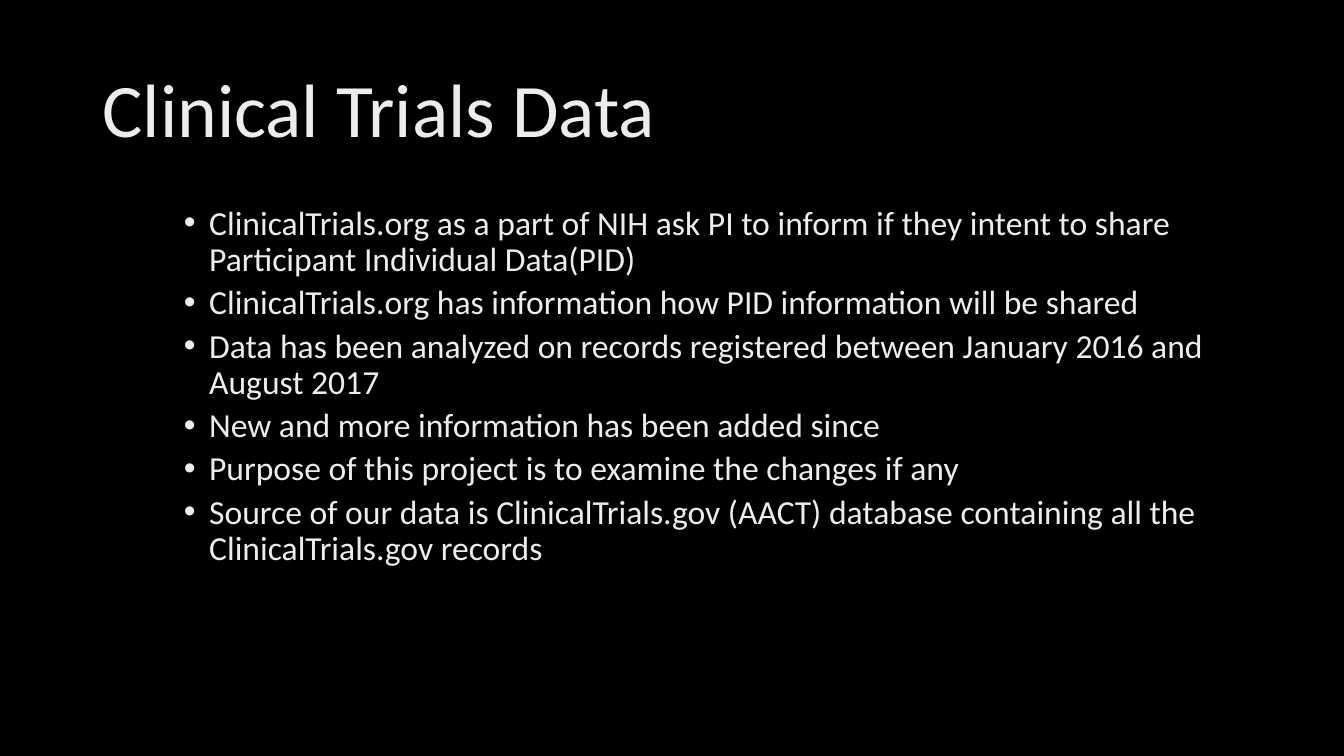
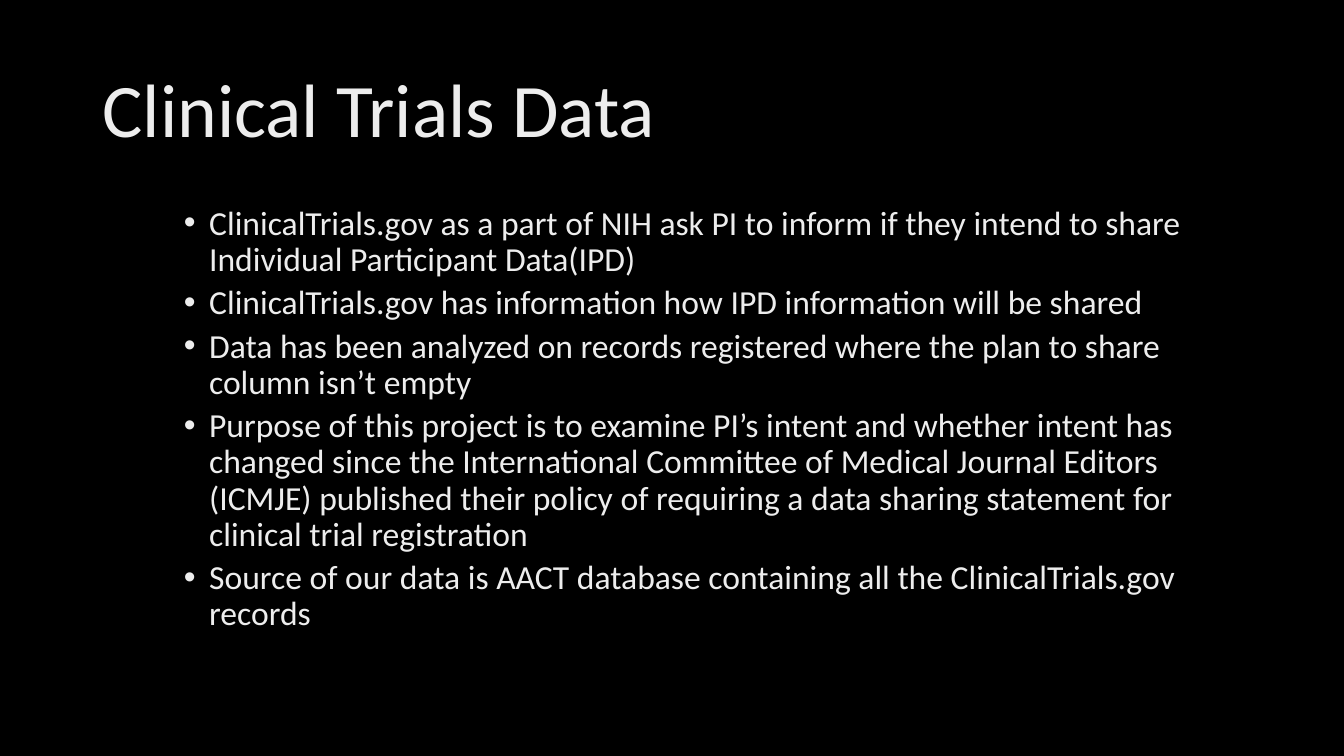
Before and after one commit to wwhitney/ContentAnalysisOfClinicalTrialsData, a slide deck: slide 2 of ClinicalTrials.pptx. Drawn at 1344x756 pixels with LibreOffice and Linux fonts; fonts in the diff are those of the drawing; background and template pictures are left out. Boxes give left, top, right and bottom in pixels: in the first picture for what was removed or moved away, otherwise in the second. Text is boxed around its words. In the diff, an @@ line names an element or a change of style, - is before the commit and + after.

```diff
--- a/ClinicalTrials.pptx
+++ b/ClinicalTrials.pptx
@@ text at bbox=[209, 211, 1180, 626]: text changed @@
-  • ClinicalTrials.org as a part of NIH ask PI to inform if they intent to share Participant Individual Data(PID)
-  • ClinicalTrials.org has information how PID information will be shared
-  • Data has been analyzed on records registered between January 2016 and August 2017
-  • New and more information has been added since
-  • Purpose of this project is to examine the changes if any
-  • Source of our data is ClinicalTrials.gov (AACT) database containing all the ClinicalTrials.gov records
+  • ClinicalTrials.gov as a part of NIH ask PI to inform if they intend to share Individual Participant Data(IPD)
+  • ClinicalTrials.gov has information how IPD information will be shared
+  • Data has been analyzed on records registered where the plan to share column isn’t empty
+  • Purpose of this project is to examine PI’s intent and whether intent has changed since the International Committee of Medical Journal Editors (ICMJE) published their policy of requiring a data sharing statement for clinical trial registration
+  • Source of our data is AACT database containing all the ClinicalTrials.gov records
```
Also in this commit, not shown: 1 other slide changed.
